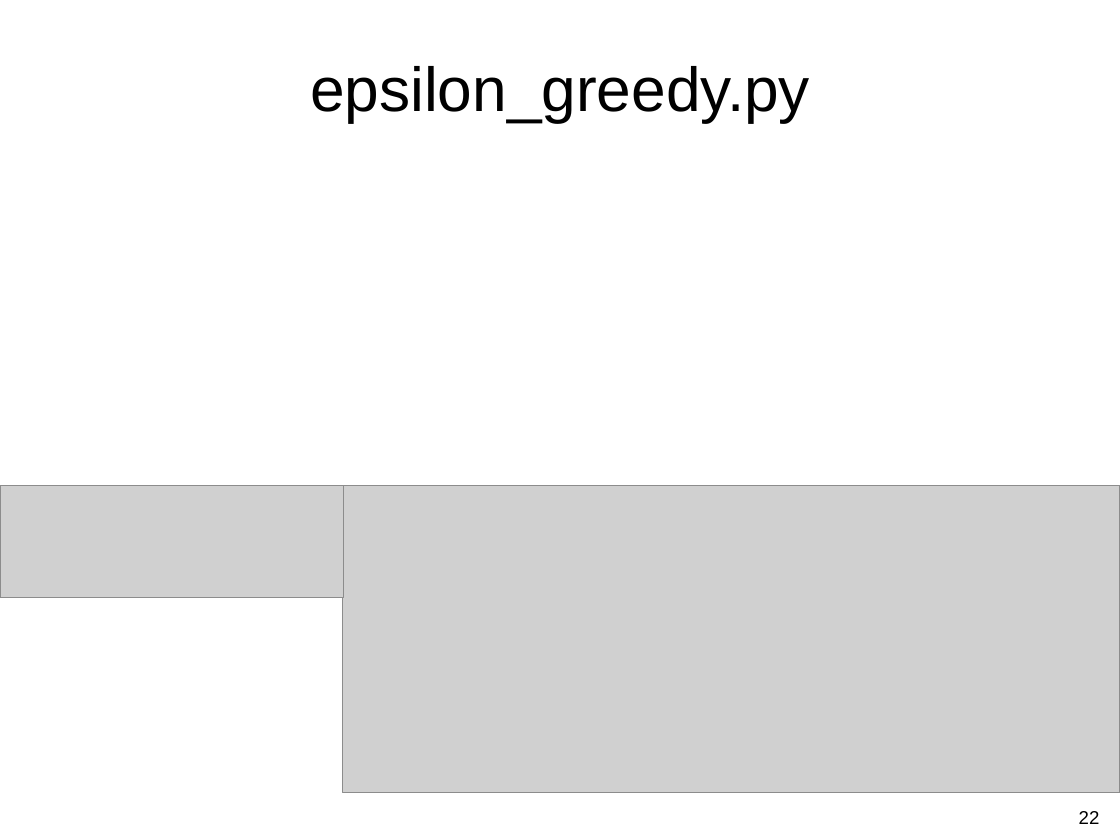
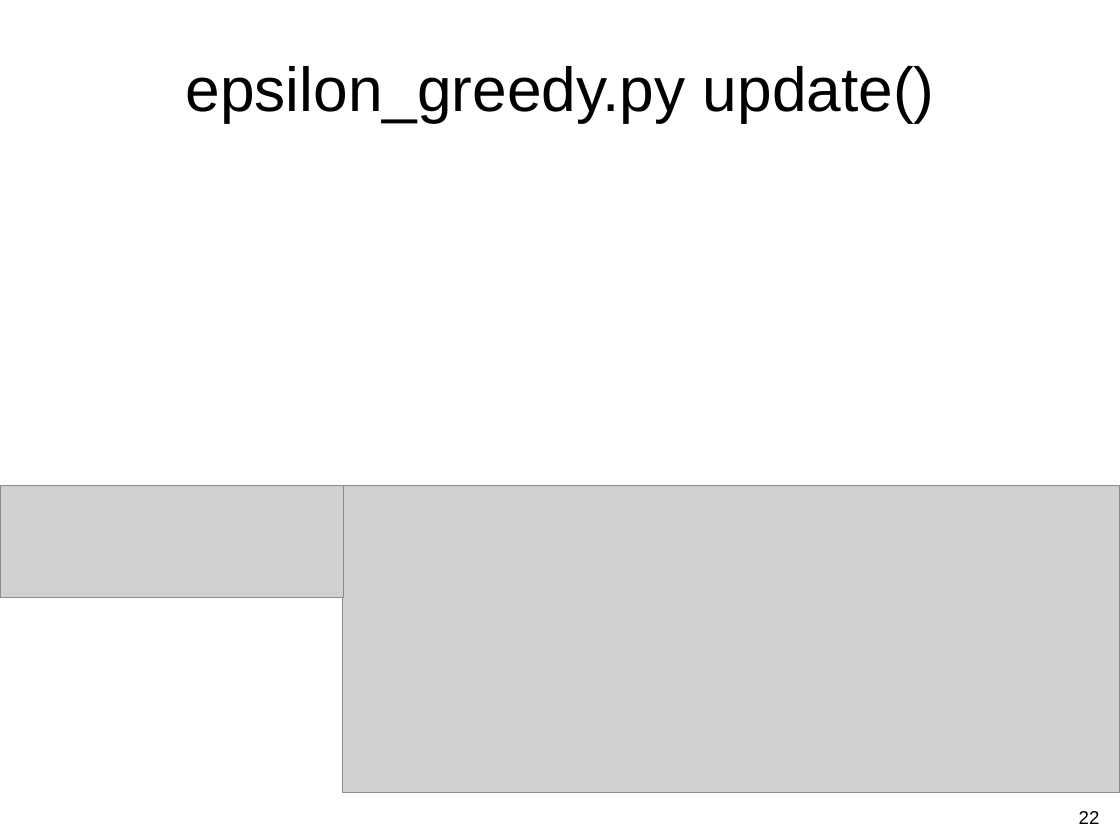
Before and after one commit to guzonghua/saav, a slide deck: slide 22 of PPTs/Lab3 Highway Env.pptx. Drawn at 1120x840 pixels with LibreOffice and Linux fonts; fonts in the diff are those of the drawing; grey boxes stand for pictures. Boxes give left, top, right and bottom in pixels: in the first picture for what was removed or moved away, otherwise in the second. Text is boxed around its words. In the diff, an @@ line names an element or a change of style, - is before the commit and + after.

```diff
--- a/PPTs/Lab3 Highway Env.pptx
+++ b/PPTs/Lab3 Highway Env.pptx
@@ title at (186, 66, 935, 122): text changed @@
-epsilon_greedy.py
+epsilon_greedy.py update()
```
Also in this commit, not shown: 1 other slide changed, 8 other files.
